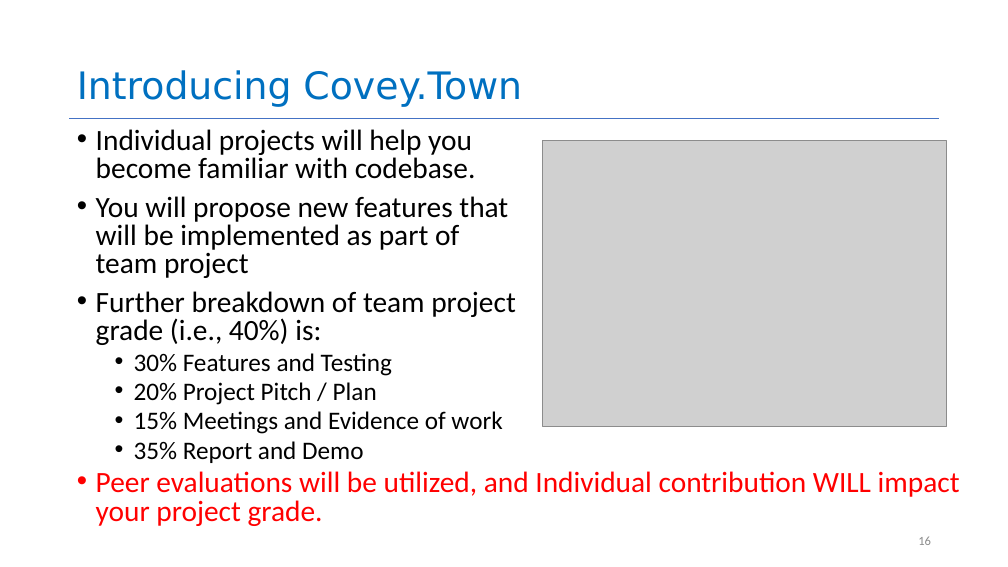
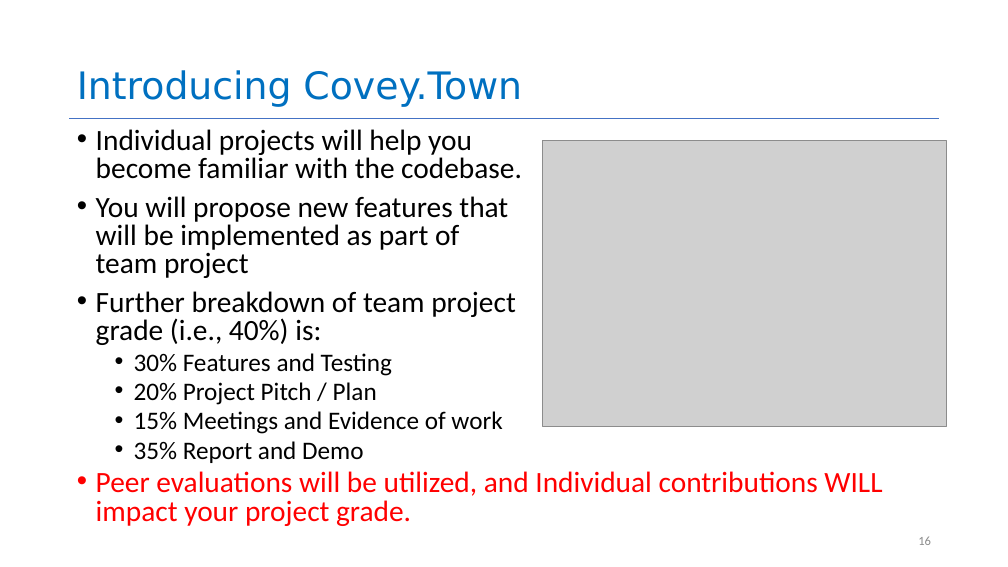
Before and after one commit to neu-se/CS4530-Fall-2022, a slide deck: slide 16 of Slides/Lesson 1.1 Course Introduction.pptx. Drawn at 1008x567 pixels with LibreOffice and Linux fonts; fonts in the diff are those of the drawing; grey boxes stand for pictures. Boxes give left, top, right and bottom in pixels: in the first picture for what was removed or moved away, otherwise in the second. Text is boxed around its words. In the diff, an @@ line names an element or a change of style, - is before the commit and + after.

```diff
--- a/Slides/Lesson 1.1 Course Introduction.pptx
+++ b/Slides/Lesson 1.1 Course Introduction.pptx
@@ text at [96,129,522,179]: text changed @@
-• Individual projects will help you become familiar with codebase.
+• Individual projects will help you become familiar with the codebase.
@@ text at [96,471,882,526]: text changed @@
-• Peer evaluations will be utilized, and Individual contribution WILL impact your project grade.
+• Peer evaluations will be utilized, and Individual contributions WILL impact your project grade.
```
Also in this commit, not shown: 6 other slides changed, 2 other files.
